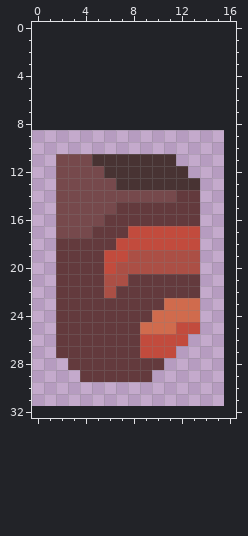
Pixel-art sprite: sprites/units/ground/Titan.png. The picture above was drawn from the file before the commit.
The file is 16x23 pixels. The old version is drawn lined up with the new one, on the new canvas.
And afterwards:
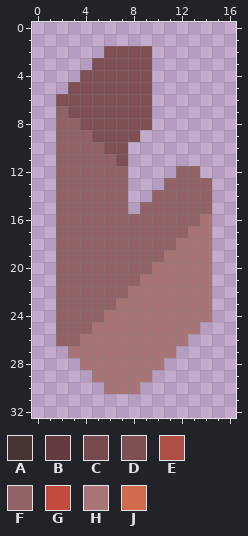
Palette (. is transparent): A #483333  B #633a3d  C #76494c  D #7e5054  E #ab4f45  F #916367  G #c24b3d  H #a77575  J #d06b4d
Edits made:
canvas 16x23 -> 17x33, the old top-left corner now at 0,9
Changed rows in their new state; - is an unchanged pixel.
first column x 2:
 2 ----DDDD-----
 3 ---DDDDD-----
 4 --DDDDDD-----
 5 -DDDDDDD-----
 6 DDDDDDDD-----
 7 FDDDDDDD-----
 8 FFDDDDDD-----
 9 FFFDDDD------
10 FFFFDD-------
11 FFFFFD....---
12 FFFFFF....FF-
13 FFFFFF...FFFF
14 FFFFFF..FFFFF
15 FFFFFF.FFFFFF
16 FFFFFFFFFFFFH
17 FFFFFFFFFFFHH
18 FFFFFFFFFFHHH
19 FFFFFFFFFHHHH
20 FFFFFFFFHHHHH
21 FFFFFFFHHHHHH
22 FFFFFFHHHHHHH
23 FFFFFHHHHHHHH
24 FFFFHHHHHHHHH
25 FFFHHHHHHHHH-
26 FFHHHHHHHHH--
27 .HHHHHHHHH---
28 -.HHHHHHH----
29 --.HHHHH-----
30 ----HHH------
